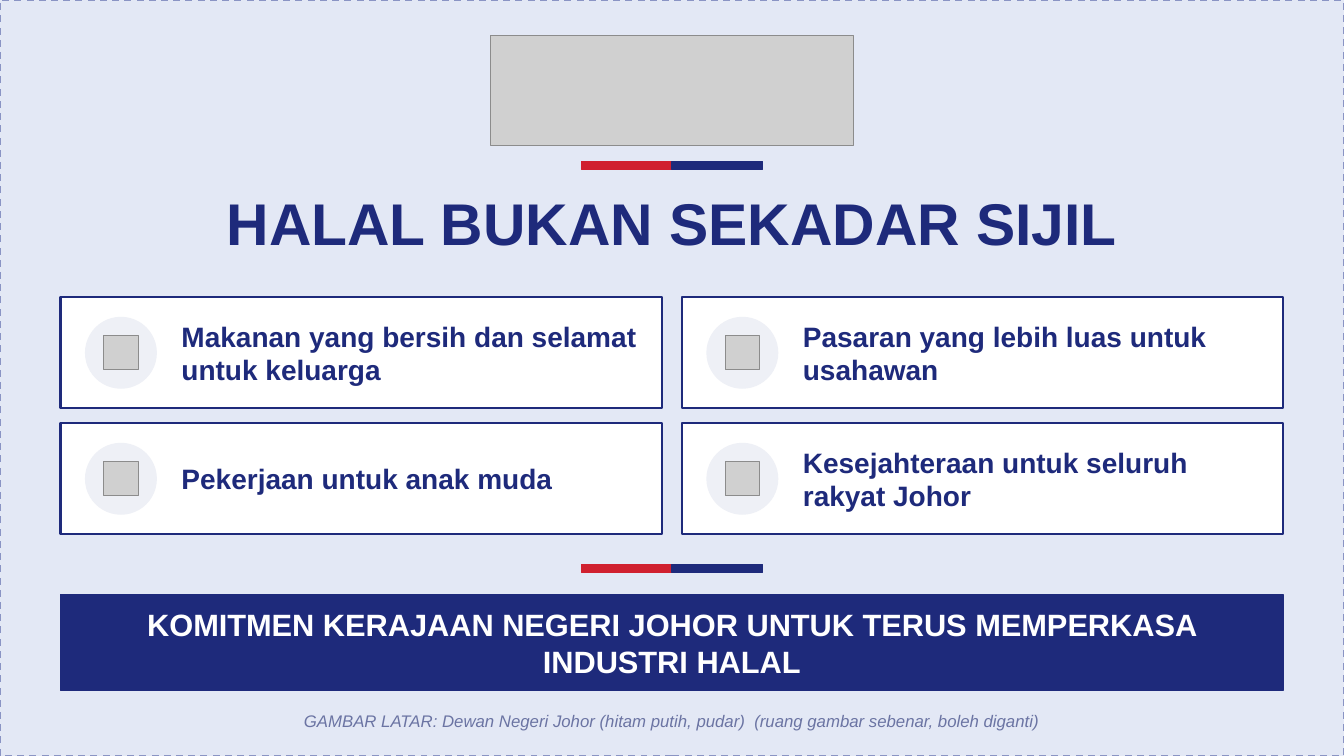
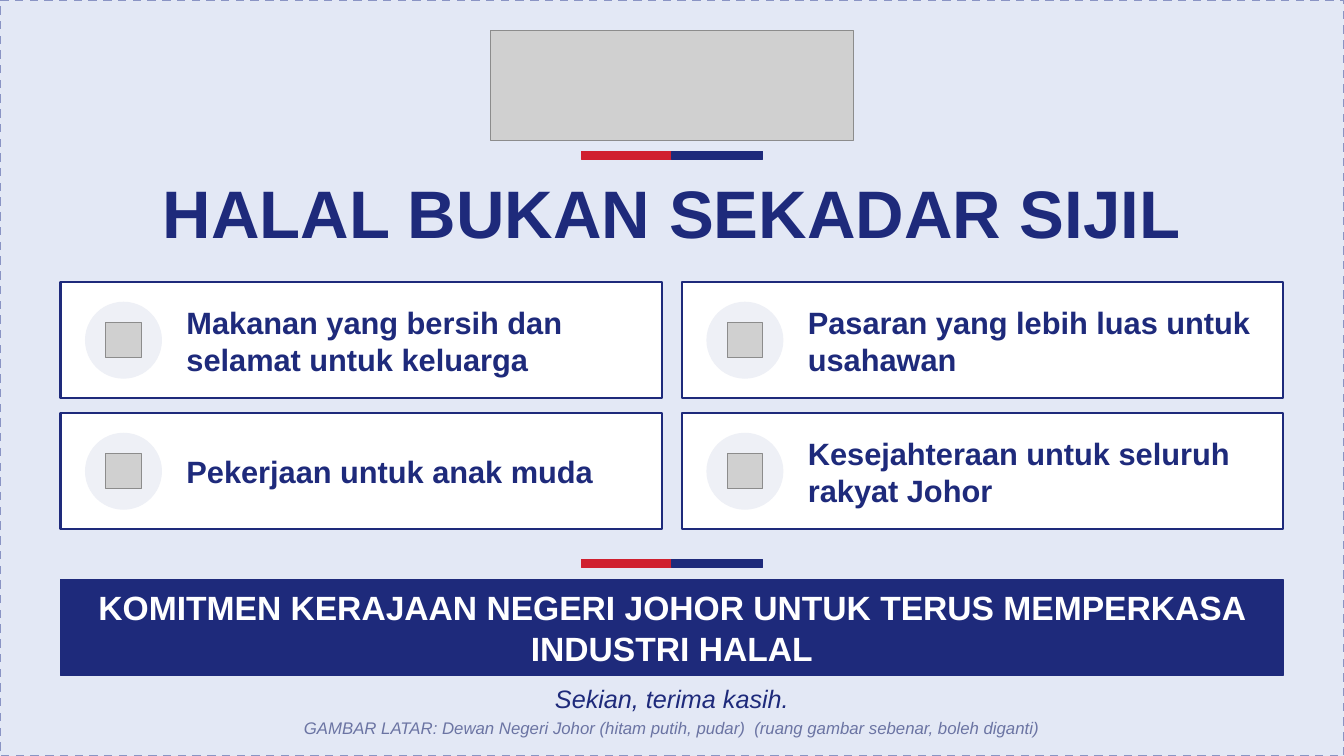
Before and after one commit to nawaljoe/Nawal, a slide deck: slide 32 of slides/A93_Halal_Johor_16x9.pptx (slide 19 before the commit). Drawn at 1344x756 pixels with LibreOffice and Linux fonts; fonts in the diff are those of the drawing; grey boxes stand for pictures. Boxes give left, top, right and bottom in pixels: in the first picture for what was removed or moved away, otherwise in the second. Text is boxed around its words. In the diff, an @@ line names an element or a change of style, - is before the commit and + after.

```diff
--- a/slides/A93_Halal_Johor_16x9.pptx
+++ b/slides/A93_Halal_Johor_16x9.pptx
@@ rectangle at <box>0,0,1344,756</box>: outline #8A94C4 1.25 pt dashed to #8A94C4 1.5 pt dashed @@
@@ text "HALAL BUKAN SEKADAR SIJIL" at <box>163,191,1180,239</box>: size 42 to 48 pt @@
@@ 2 pictures, 2 rectangles, 1 text: place and size @@
-2 pictures, 2 rectangles, 1 text at <box>104,161,1117,496</box>
+2 pictures, 2 rectangles, 1 text at <box>106,151,1180,489</box>
@@ rectangle: place and size @@
-rectangle at <box>60,297,661,408</box>
+rectangle at <box>60,282,661,398</box>
@@ text "Makanan yang bersih dan selamat ...": place and size @@
-text "Makanan yang bersih dan selamat ..." at <box>181,326,636,385</box>
+text "Makanan yang bersih dan selamat ..." at <box>186,311,562,376</box>
@@ rectangle: place and size @@
-rectangle at <box>682,297,1282,408</box>
+rectangle at <box>682,282,1282,398</box>
@@ size 20 to 22 pt in 4 elements at <box>186,460,593,489</box>, <box>808,442,1230,507</box>, <box>186,311,562,376</box>, <box>808,311,1250,372</box> @@
@@ text "Pasaran yang lebih luas untuk ...": place and size @@
-text "Pasaran yang lebih luas untuk ..." at <box>803,326,1206,381</box>
+text "Pasaran yang lebih luas untuk ..." at <box>808,311,1250,372</box>
@@ ellipse: place and size @@
-ellipse at <box>86,318,156,388</box>
+ellipse at <box>86,302,161,378</box>
@@ ellipse: place and size @@
-ellipse at <box>707,318,777,388</box>
+ellipse at <box>707,302,782,378</box>
@@ rectangle: place and size @@
-rectangle at <box>60,423,661,534</box>
+rectangle at <box>60,413,661,529</box>
@@ text "Pekerjaan untuk anak muda": place and size @@
-text "Pekerjaan untuk anak muda" at <box>181,468,552,495</box>
+text "Pekerjaan untuk anak muda" at <box>186,460,593,489</box>
@@ rectangle: place and size @@
-rectangle at <box>682,423,1282,534</box>
+rectangle at <box>682,413,1282,529</box>
@@ text "Kesejahteraan untuk seluruh rakyat Johor": place and size @@
-text "Kesejahteraan untuk seluruh rakyat Johor" at <box>803,452,1187,511</box>
+text "Kesejahteraan untuk seluruh rakyat Johor" at <box>808,442,1230,507</box>
@@ ellipse: place and size @@
-ellipse at <box>86,444,156,514</box>
+ellipse at <box>86,434,161,509</box>
@@ ellipse: place and size @@
-ellipse at <box>707,444,777,514</box>
+ellipse at <box>707,434,782,509</box>
@@ 2 rectangles, 1 picture: place and size @@
-2 rectangles, 1 picture at <box>491,35,854,573</box>
+2 rectangles, 1 picture at <box>491,30,854,568</box>
@@ 2 pictures, 1 text, 1 rectangle: place and size @@
-2 pictures, 1 text, 1 rectangle at <box>60,336,1284,691</box>
+2 pictures, 1 text, 1 rectangle at <box>60,323,1284,676</box>
@@ text "KOMITMEN KERAJAAN NEGERI JOHOR UNTUK ..." at <box>98,596,1246,662</box>: size 22 to 24 pt @@
@@ text added at <box>555,689,789,711</box>, 18 pt, text #1E2A7B, italic @@
+Sekian, terima kasih.
@@ text "GAMBAR LATAR: Dewan Negeri Johor ...": place and size @@
-text "GAMBAR LATAR: Dewan Negeri Johor ..." at <box>304,715,1039,731</box>
+text "GAMBAR LATAR: Dewan Negeri Johor ..." at <box>304,722,1039,738</box>
```
Also in this commit, not shown: 19 other slides changed, 16 slides added, 3 slides removed, 2 other files.
